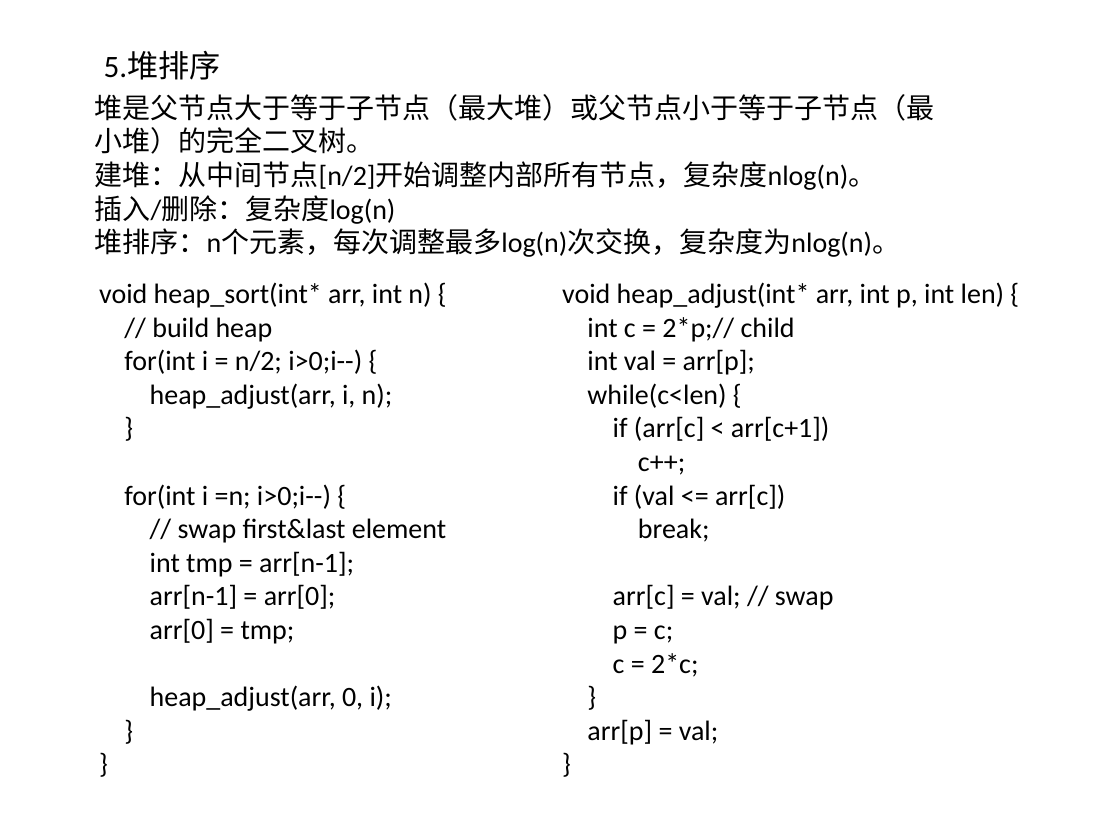
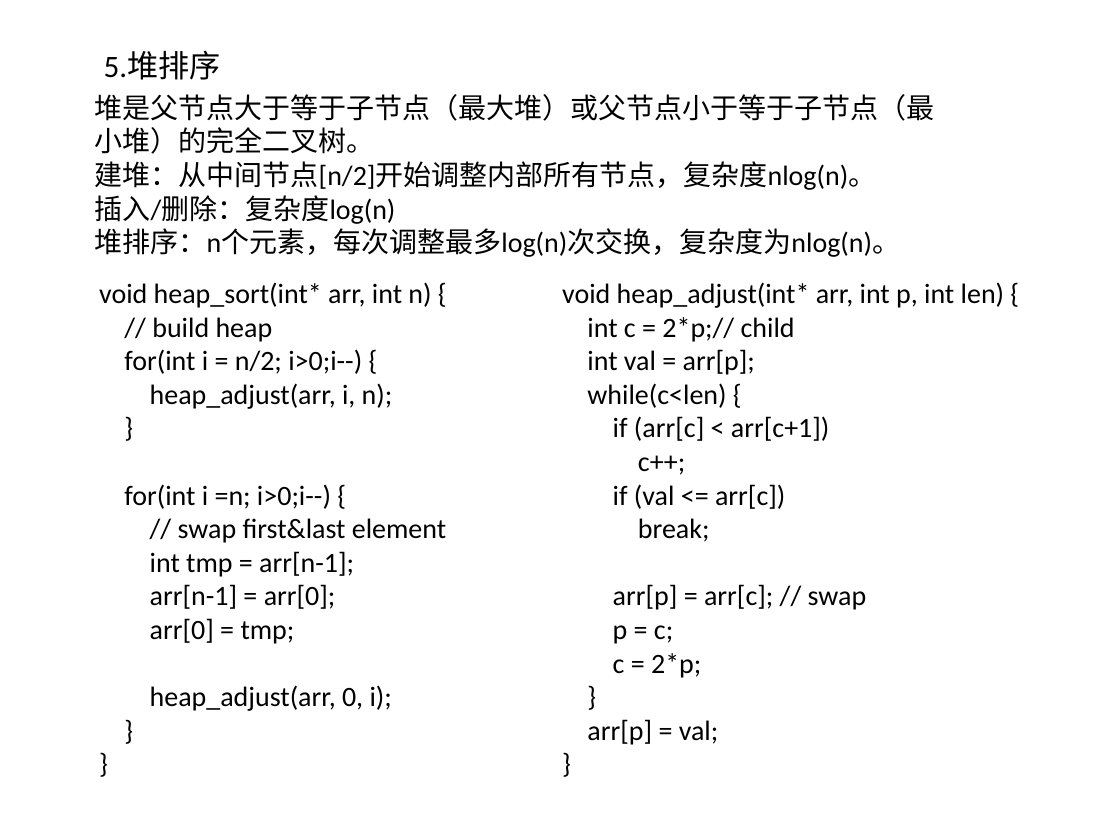
Before and after one commit to willkk/go, a slide deck: slide 7 of algos_summary.pptx. Drawn at 1120x840 pixels with LibreOffice and Linux fonts; fonts in the diff are those of the drawing. Boxes give left, top, right and bottom in pixels: in the first picture for what was removed or moved away, otherwise in the second. Text is boxed around its words. In the diff, an @@ line names an element or a change of style, - is before the commit and + after.

```diff
--- a/algos_summary.pptx
+++ b/algos_summary.pptx
@@ text at [613,584,867,610]: text changed @@
-arr[c] = val; // swap
+arr[p] = arr[c]; // swap
@@ text at [613,653,701,678]: text changed @@
-c = 2*c;
+c = 2*p;
```
Also in this commit, not shown: 2 other slides changed, 1 other file.
